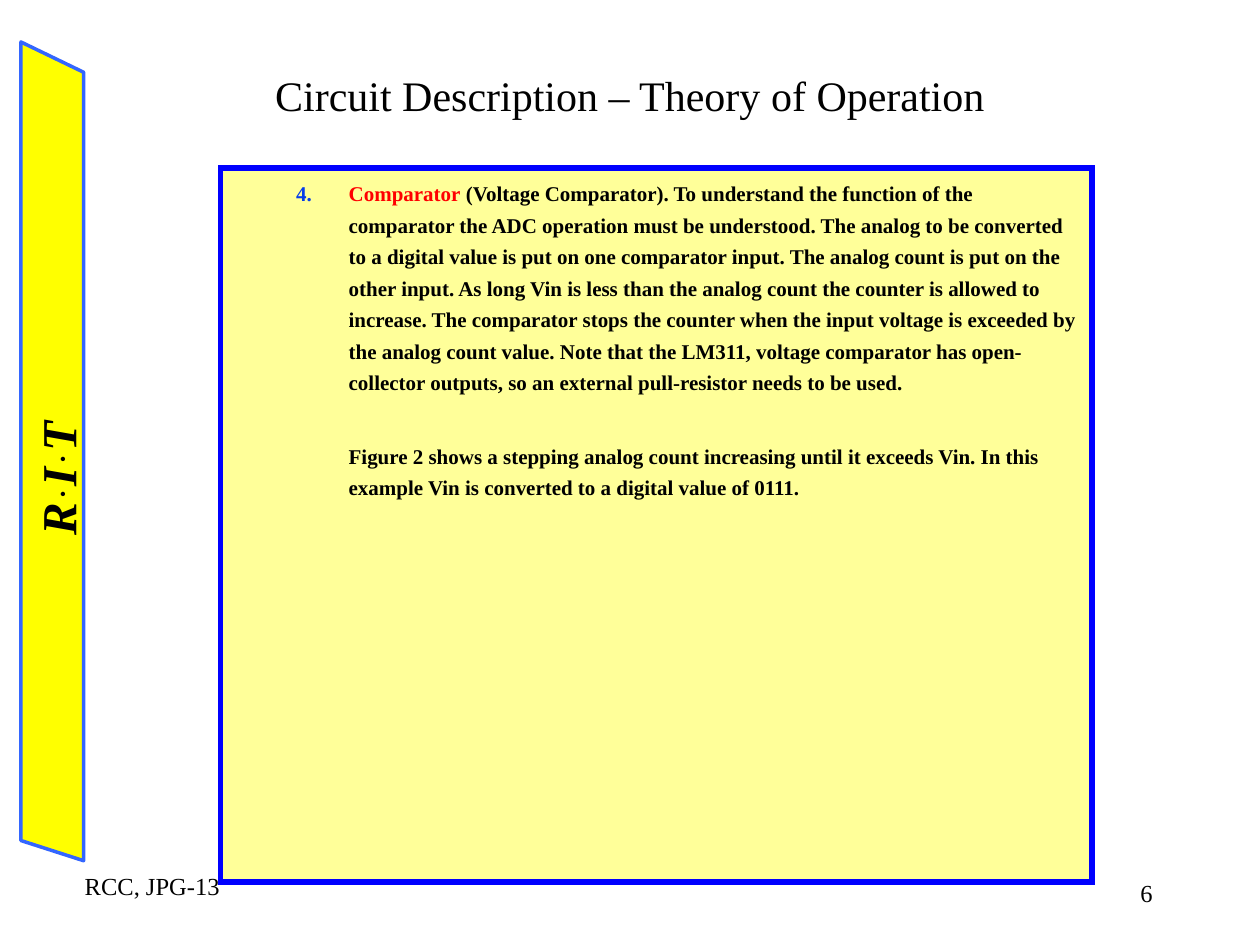
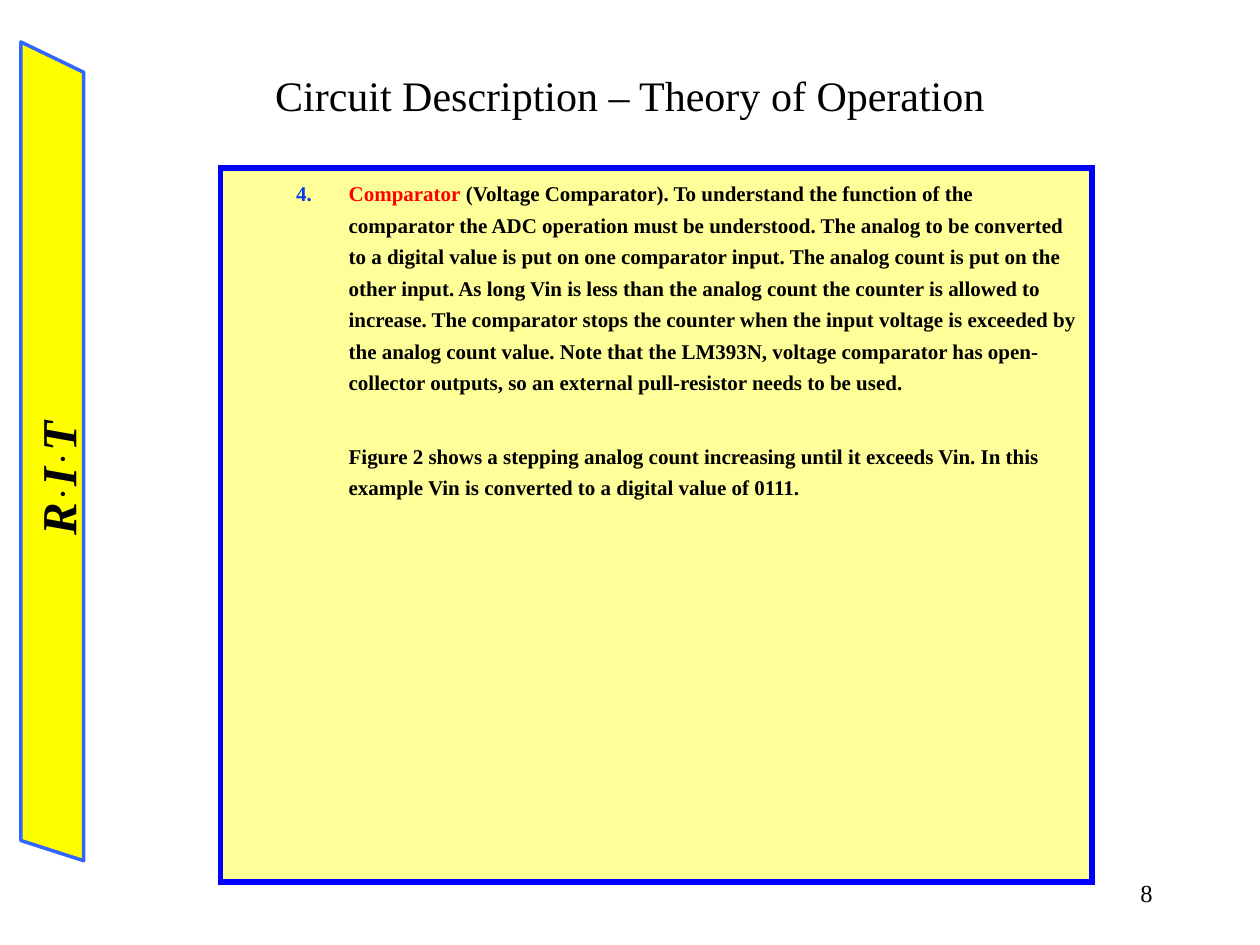
Before and after one commit to blizzardfinnegan/rit2195Notes, a slide deck: slide 8 of EEET-222-03/lab6/lab6.ppt (slide 6 before the commit). Drawn at 1260x945 pixels with LibreOffice and Linux fonts; fonts in the diff are those of the drawing. Boxes give left, top, right and bottom in pixels: in the first picture for what was removed or moved away, otherwise in the second. Text is boxed around its words. In the diff, an @@ line names an element or a change of style, - is before the commit and + after.

```diff
--- a/EEET-222-03/lab6/lab6.ppt
+++ b/EEET-222-03/lab6/lab6.ppt
@@ text at <box>349,186,1075,395</box>: text changed @@
-  4. Comparator (Voltage Comparator). To understand the function of the comparator the ADC operation must be understood. The analog to be converted to a digital value is put on one comparator input. The analog count is put on the other input. As long Vin is less than the analog count the counter is allowed to increase. The comparator stops the counter when the input voltage is exceeded by the analog count value. Note that the LM311, voltage comparator has open-collector outputs, so an external pull-resistor needs to be used.
+  4. Comparator (Voltage Comparator). To understand the function of the comparator the ADC operation must be understood. The analog to be converted to a digital value is put on one comparator input. The analog count is put on the other input. As long Vin is less than the analog count the counter is allowed to increase. The comparator stops the counter when the input voltage is exceeded by the analog count value. Note that the LM393N, voltage comparator has open-collector outputs, so an external pull-resistor needs to be used.
@@ text removed at <box>85,875,220,899</box> @@
-RCC, JPG-13
@@ page number at <box>1140,885,1152,903</box>: text changed @@
-6
+8
```
Also in this commit, not shown: 12 other slides changed, 3 slides added, 1 slide removed, 51 other files.
